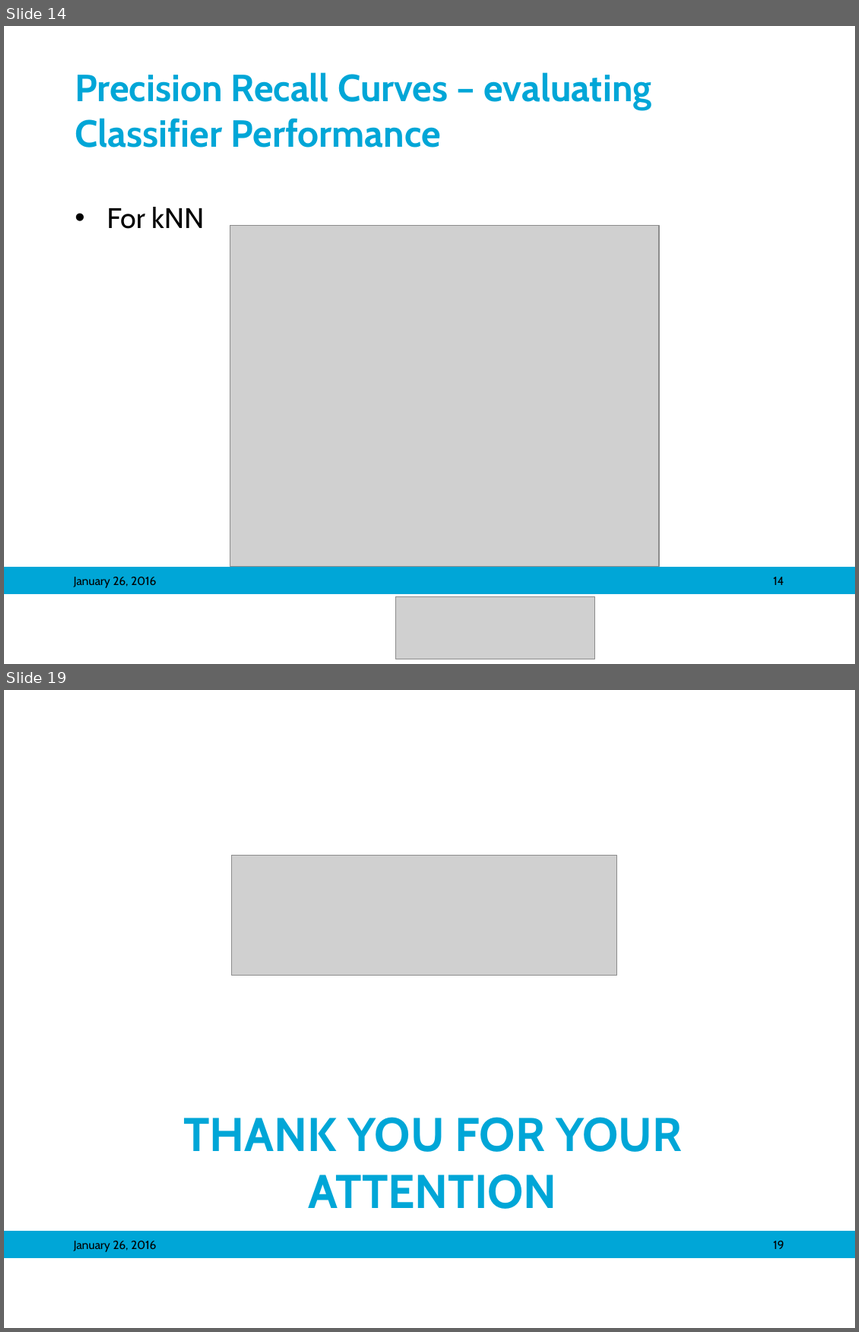
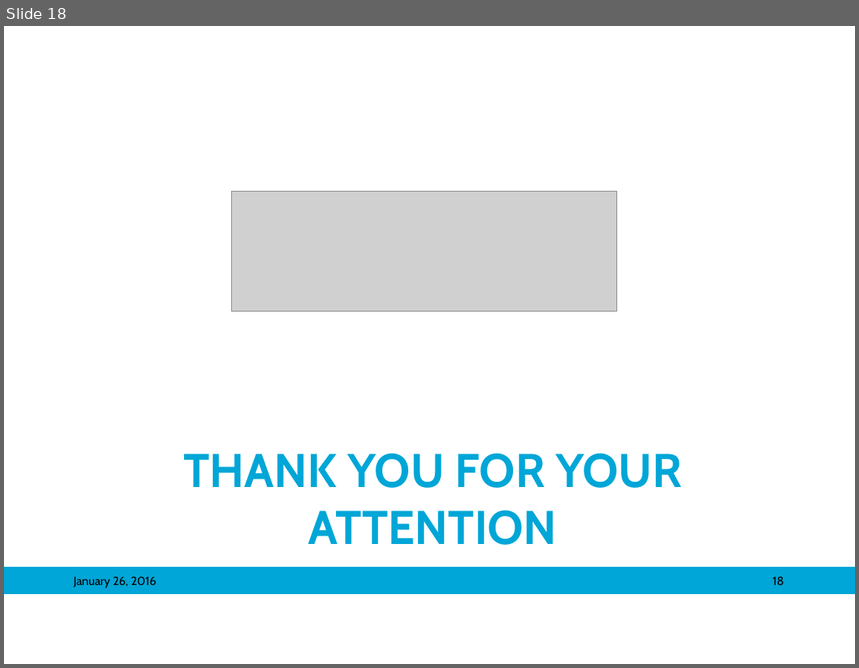
Before and after one commit to mariasv/MM_MedVis_Project, a slide deck: ppt/Object Detection in Medical Images_maria.pptx. Shown one above the other, each under a label of ours: slides 14 and 19 before the commit, slide 18 after it; the slides between them are not shown. The pictures are 859x1332 and 859x668 pixels, drawn with LibreOffice and Linux fonts; fonts in the diff are those of the drawing; grey boxes stand for pictures; background and template pictures are left out. Boxes give left, top, right and bottom in pixels: in the first picture for what was removed or moved away, otherwise in the second. Text is boxed around its words. In the diff, an @@ line names an element or a change of style, - is before the commit and + after.

```diff
--- a/ppt/Object Detection in Medical Images_maria.pptx
+++ b/ppt/Object Detection in Medical Images_maria.pptx
@@ slide 14 removed at (4, 26, 855, 664), background #FFFFFF; not listed: 1 template element that a slide beside it also shows @@
@@ title removed at (75, 72, 652, 148) @@
-Precision Recall Curves – evaluating Classifier Performance
@@ text removed at (107, 207, 204, 229) @@
-• For kNN
@@ picture removed at (230, 225, 659, 566) @@
@@ text removed at (74, 577, 157, 588) @@
-January 26, 2016
@@ page number removed at (773, 577, 784, 585) @@
-14
@@ picture removed at (396, 598, 595, 659) @@
@@ what was slide 19 is now slide 18 @@
@@ page number at (773, 577, 785, 585): text changed @@
-19
+18
```
Also in this commit, not shown: 9 slides changed, 1 slide added, 1 other slide removed.
